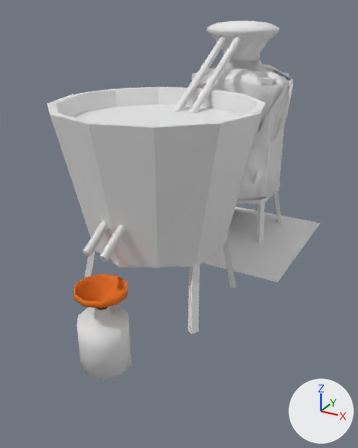
The FBX model Still/AssetBundle/Assets/Models/Boiler.fbx: old version first, new version second.
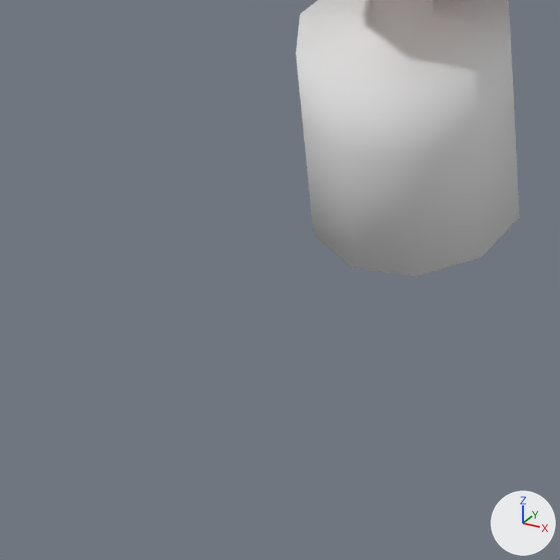
There are two pictures of each version: one whole from a camera (50 mm lens) standing at (4.02, -9.94, 4.69) and looking at (0.08, -2.79, 1.11), one close up on the part from 1% to 39% of the width and 70% to 100% of the height. The axes (+X, +Y, +Z) are drawn at lower right. The lights are the same throughout. Where no turn or scale is listed for an object, it has been applied to the vertices.

Objects in the first close-up: 'MoonshineBottle'.
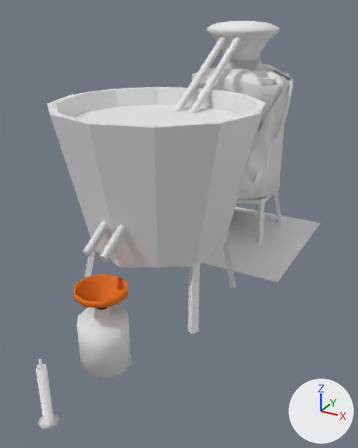
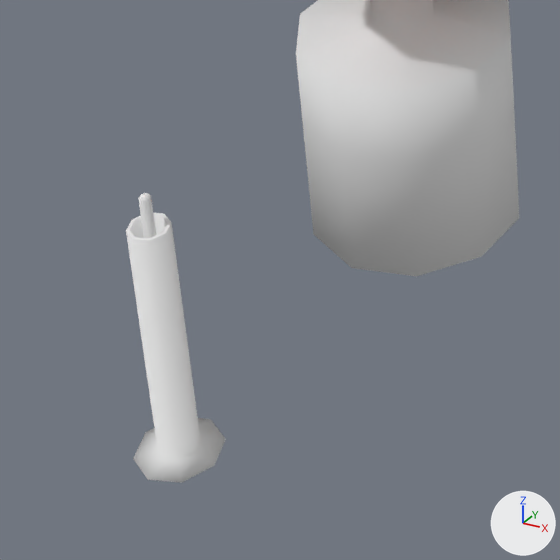
Where the change shows, as pixel boxes (x1, y1, x2, y2) in the close-ups (560 x 560 px):
'AlcometerTube', added
    after: (126, 213, 226, 483)
'AlcometerBobber', added
    after: (138, 193, 156, 238)

The change in detail:
Material 'AlcometerGlassMaterial' (mat_alcometerglassmaterial) is new.
Its base color is (0.8, 0.8, 0.8) (white #e7e7e7).
Its roughness is 0.69.
Material 'AlcometerMeasureMaterial' (mat_alcometermeasurematerial) is new.
Its base color is (0.8, 0.8, 0.8) (white #e7e7e7).
Its roughness is 0.69.
Material 'AlcometerLiquidMaterial' (mat_alcometerliquidmaterial) is new.
Its base color is (0.8, 0.8, 0.8) (white #e7e7e7).
Its roughness is 0.69.
Mesh me_cylinder_003 is new.
It has 52 vertices, 43 faces and spans x -0.028..0.028, y -0.028..0.028, z 0.245..1.006.
Faces by material slot: [42, 1].
It uses material mat_alcometerglassmaterial (white #e7e7e7).
It uses material mat_alcometermeasurematerial (white #e7e7e7).
Mesh me_cylinder_001 is new.
It has 56 vertices, 44 faces and spans x -0.149..0.149, y -0.149..0.149, z -0.471..0.443.
Faces by material slot: [34, 10].
It uses material mat_alcometerglassmaterial (white #e7e7e7).
It uses material mat_alcometerliquidmaterial (white #e7e7e7).
Object 'AlcometerBobber' (ob_alcometerbobber) is new; it shows me_cylinder_003.
Its location is (0.0, -6.312, -0.443).
Object 'AlcometerTube' (ob_alcometertube) is new; it shows me_cylinder_001.
Its location is (0.0, -6.312, 0.0).
